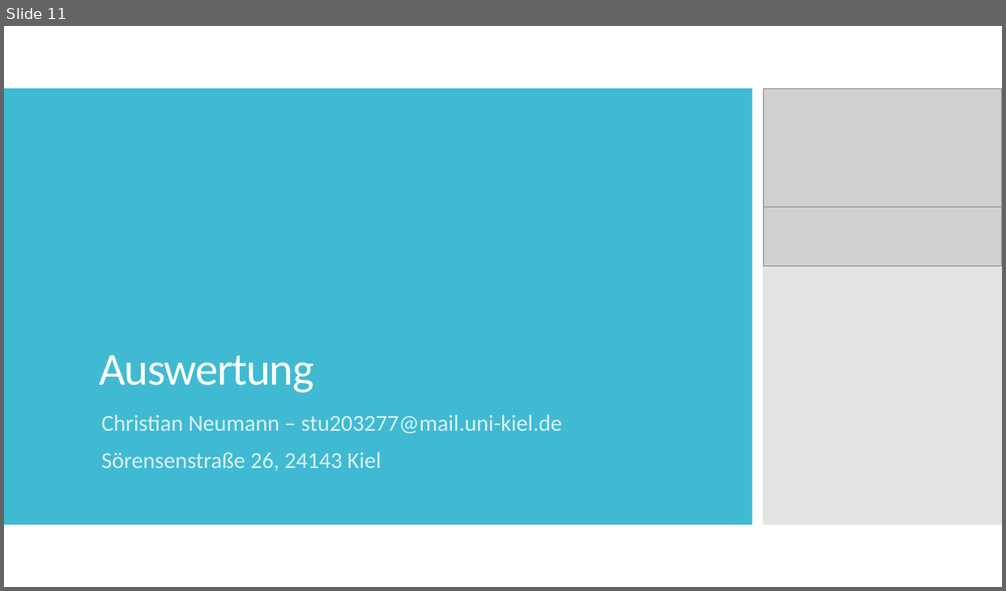
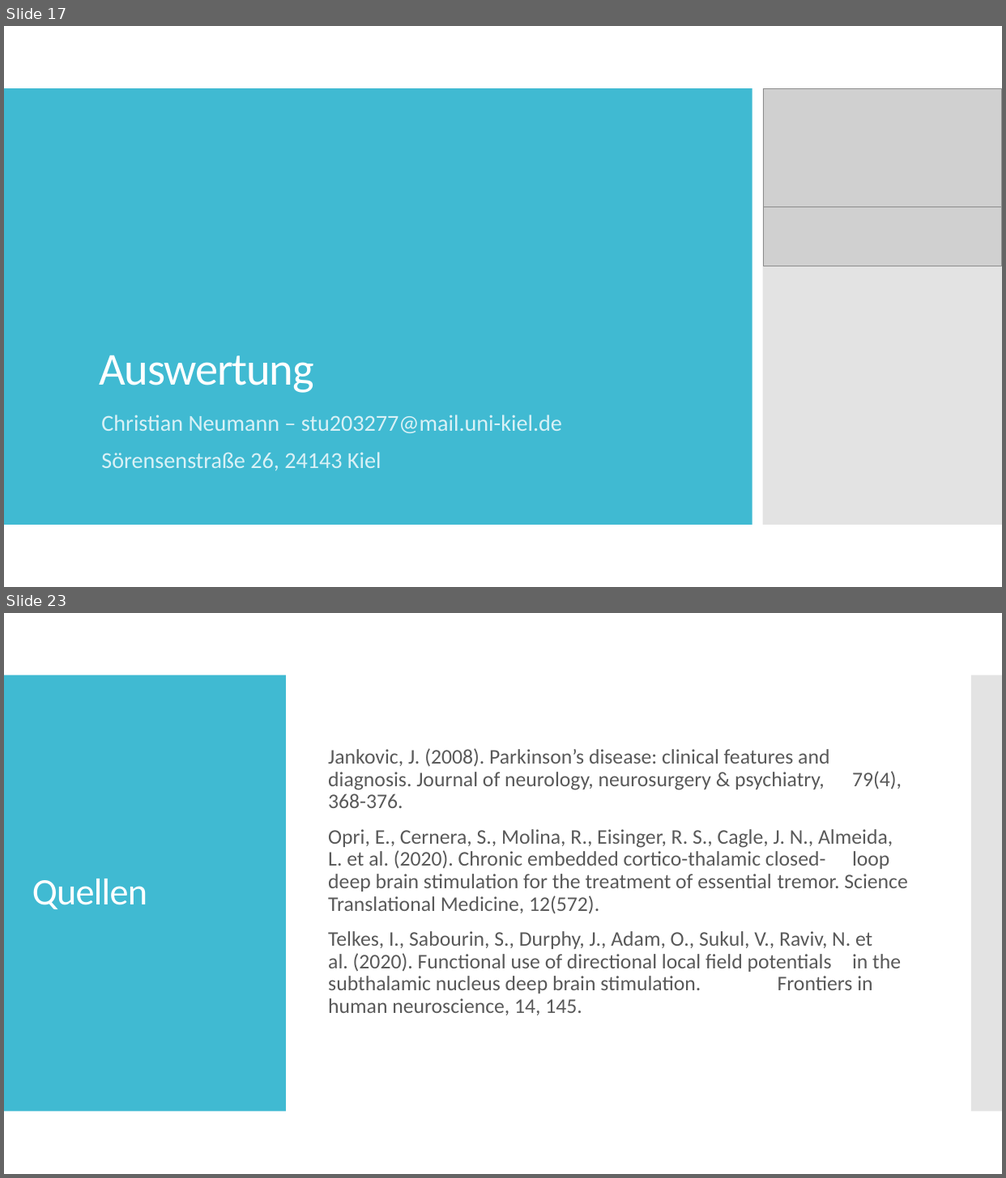
Before and after one commit to christianneumannCAU/Master-CAU, a slide deck: 03_exposé/Results.pptx. Shown one above the other, each under a label of ours: slide 11 before the commit, slides 17 and 23 after it; the slides between them are not shown. The pictures are 1006x591 and 1006x1178 pixels, drawn with LibreOffice and Linux fonts; fonts in the diff are those of the drawing; grey boxes stand for pictures. Boxes give left, top, right and bottom in pixels: in the first picture for what was removed or moved away, otherwise in the second. Text is boxed around its words. In the diff, an @@ line names an element or a change of style, - is before the commit and + after.

```diff
--- a/03_exposé/Results.pptx
+++ b/03_exposé/Results.pptx
@@ slide 23 added at (x1=4, y1=613, x2=1002, y2=1174), background #FFFFFF @@
@@ rectangle added at (x1=4, y1=675, x2=286, y2=1112), fill #40BAD2 @@
@@ rectangle added at (x1=971, y1=675, x2=1002, y2=1112), fill #C8C8C8 at 50% opacity @@
@@ text added at (x1=328, y1=748, x2=907, y2=1016), 20 pt, text #595959 @@
+Jankovic, J. (2008). Parkinson’s disease: clinical features and diagnosis. Journal of neurology, neurosurgery & psychiatry, 79(4), 368-376.
+Opri, E., Cernera, S., Molina, R., Eisinger, R. S., Cagle, J. N., Almeida, L. et al. (2020). Chronic embedded cortico-thalamic closed- loop deep brain stimulation for the treatment of essential tremor. Science Translational Medicine, 12(572).
+Telkes, I., Sabourin, S., Durphy, J., Adam, O., Sukul, V., Raviv, N. et al. (2020). Functional use of directional local field potentials in the subthalamic nucleus deep brain stimulation. Frontiers in human neuroscience, 14, 145.
@@ title added at (x1=32, y1=879, x2=147, y2=909), 36 pt, text #FFFFFF @@
+Quellen
@@ what was slide 11 is now slide 17 @@
```
Also in this commit, not shown: 7 slides changed, 12 other slides added, 6 slides removed, 15 other files.
